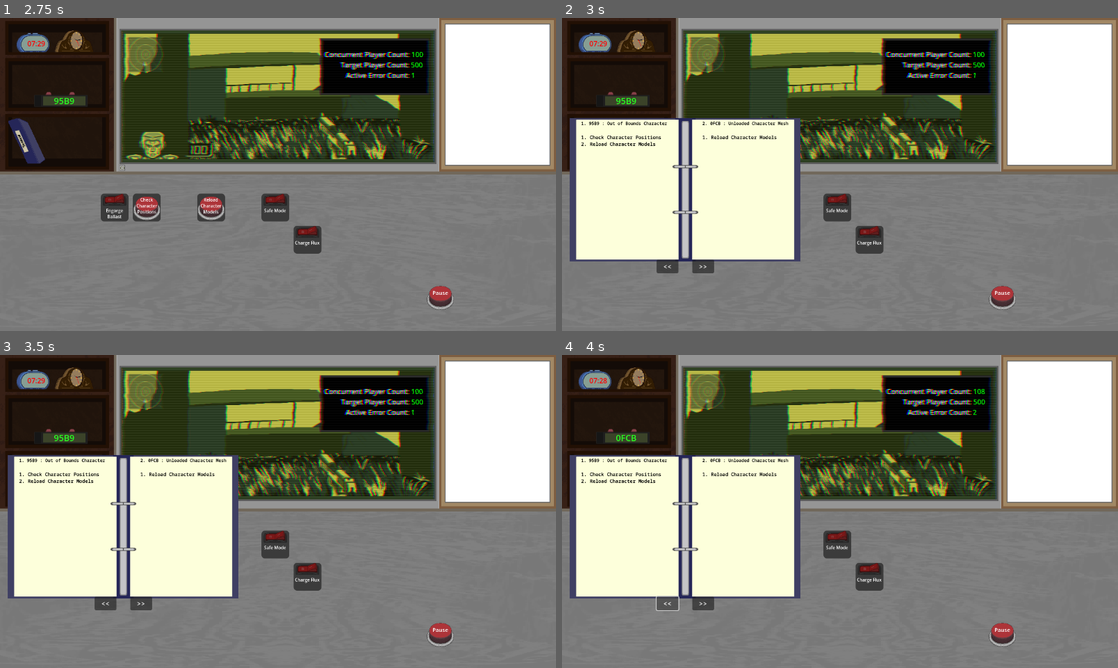
Above: before the commit, frames 1-4 (two rows, left to right).
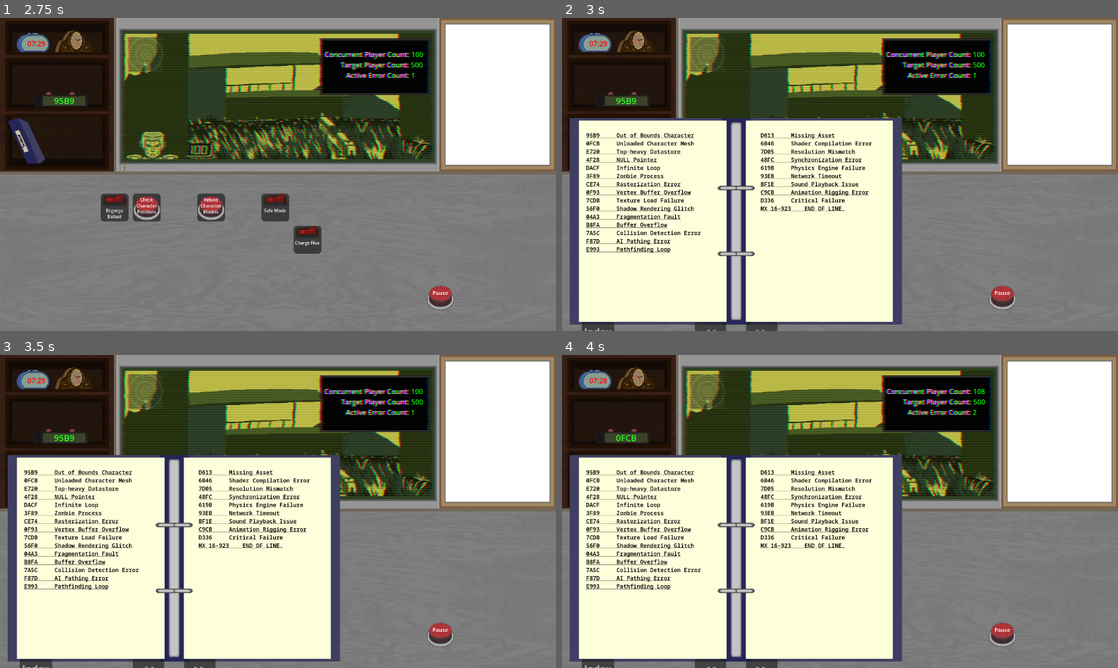
Above: after the commit, the same moments.

Repository: Carth501/team-ferret
Game: Godot game, scene res://scenes/main_menu.tscn
Same seed, same stepped clock (60 frames per second), same inputs: the game is played once before the commit and once after it. Sound files missing from this copy of the repository are replaced by a short silence.
Inputs (mouse positions are in pixels of both pictures, inside the frame that each line leads up to):
- Up to frame 1 (2.75 s): click "NEW GAME" at 0.5 s; click "CONTINUE" at 1.25 s; click (144, 208) at 2.02 s
- Up to frame 2 (3 s): click (589, 140) at 2.75 s
- Up to frame 3 (3.5 s): no input
- Up to frame 4 (4 s): click (667, 602) at 3.5 s, where only the run before the commit has a clickable "<<"

Frame 1 is identical in both runs. In frame 2, 28% of the frame differs, in the area x 1-62%, y 32-100%; in frame 3, 28%; in frame 4, 28%.

Commit message:
add index to the new manual

Diff:
--- a/scenes/manual.tscn
+++ b/scenes/manual.tscn
@@ -1,10 +1,8 @@
-[gd_scene load_steps=11 format=3 uid="uid://dtyv8dggwfwl"]
+[gd_scene load_steps=9 format=3 uid="uid://dtyv8dggwfwl"]
 
 [ext_resource type="Script" path="res://scripts/manual.gd" id="1_u3mp4"]
 [ext_resource type="Texture2D" uid="uid://bef45dhaqpaha" path="res://assets/images/cubicle/Shareholders Manual Shelf.png" id="2_d8a8w"]
-[ext_resource type="Script" path="res://scripts/manual_panel.gd" id="2_vupmp"]
-[ext_resource type="Script" path="res://scripts/click_player.gd" id="3_rck42"]
-[ext_resource type="PackedScene" path="res://scenes/manual_book.tscn" id="5_8tfrf"]
+[ext_resource type="PackedScene" uid="uid://8agpxf2qcmt7" path="res://scenes/manual_book.tscn" id="5_8tfrf"]
 
 [sub_resource type="StyleBoxEmpty" id="StyleBoxEmpty_iiu62"]
 
@@ -40,61 +38,10 @@
 icon = ExtResource("2_d8a8w")
 flat = true
 
-[node name="Panel" type="Panel" parent="."]
-visible = false
-layout_mode = 0
-offset_left = 89.0
-offset_top = -218.0
-offset_right = 514.0
-offset_bottom = 332.0
-script = ExtResource("2_vupmp")
-
-[node name="RichTextLabel" type="RichTextLabel" parent="Panel"]
-layout_mode = 0
-offset_left = 8.0
-offset_top = 8.0
-offset_right = 417.0
-offset_bottom = 509.0
-bbcode_enabled = true
-
-[node name="Previous Page" type="Button" parent="Panel" groups=["buttons"]]
-layout_mode = 1
-anchors_preset = 2
-anchor_top = 1.0
-anchor_bottom = 1.0
-offset_top = -31.0
-offset_right = 75.0
-grow_vertical = 0
-text = "PREVIOUS"
-
-[node name="click_player" type="Node" parent="Panel/Previous Page"]
-script = ExtResource("3_rck42")
-
-[node name="Next Page" type="Button" parent="Panel" groups=["buttons"]]
-layout_mode = 1
-anchors_preset = 3
-anchor_left = 1.0
-anchor_top = 1.0
-anchor_right = 1.0
-anchor_bottom = 1.0
-offset_left = -45.0
-offset_top = -31.0
-grow_horizontal = 0
-grow_vertical = 0
-text = "NEXT"
-
-[node name="click_player" type="Node" parent="Panel/Next Page"]
-script = ExtResource("3_rck42")
-
 [node name="manual_book" parent="." instance=ExtResource("5_8tfrf")]
 visible = false
 
 [connection signal="pressed" from="toggle button" to="." method="toggle_manual_popup"]
-[connection signal="gui_input" from="Panel" to="Panel" method="_on_gui_input"]
-[connection signal="mouse_entered" from="Panel" to="Panel" method="_on_mouse_entered"]
-[connection signal="mouse_exited" from="Panel" to="Panel" method="_on_mouse_exited"]
-[connection signal="meta_clicked" from="Panel/RichTextLabel" to="." method="parse_hyperlink"]
-[connection signal="pressed" from="Panel/Previous Page" to="." method="prev_page"]
-[connection signal="pressed" from="Panel/Next Page" to="." method="next_page"]
 [connection signal="next_page" from="manual_book" to="." method="next_page"]
 [connection signal="prev_page" from="manual_book" to="." method="prev_page"]
+[connection signal="to_index" from="manual_book" to="." method="jump_to_index"]
--- a/scenes/manual_book.tscn
+++ b/scenes/manual_book.tscn
@@ -1,10 +1,11 @@
-[gd_scene load_steps=4 format=3 uid="uid://byo2ynlmm7spw"]
+[gd_scene load_steps=4 format=3 uid="uid://8agpxf2qcmt7"]
 
 [ext_resource type="Texture2D" uid="uid://dhkuhvre6w542" path="res://assets/images/Manual_PopUp_Draft_1.png" id="1_34q65"]
 [ext_resource type="Script" path="res://scripts/manual_book.gd" id="1_g60n5"]
 [ext_resource type="Theme" uid="uid://c0tgdmxgi26hi" path="res://assets/themes/tots_theme.tres" id="2_8r16f"]
 
 [node name="manual_book" type="Node2D"]
+scale = Vector2(1.44, 1.44)
 script = ExtResource("1_g60n5")
 
 [node name="TextureRect" type="TextureRect" parent="."]
@@ -49,7 +50,7 @@
 mouse_filter = 2
 theme = ExtResource("2_8r16f")
 theme_override_colors/default_color = Color(0, 0, 0, 1)
-theme_override_font_sizes/normal_font_size = 22
+theme_override_font_sizes/normal_font_size = 18
 bbcode_enabled = true
 fit_content = true
 scroll_following = true
@@ -79,7 +80,7 @@
 mouse_filter = 2
 theme = ExtResource("2_8r16f")
 theme_override_colors/default_color = Color(0, 0, 0, 1)
-theme_override_font_sizes/normal_font_size = 22
+theme_override_font_sizes/normal_font_size = 18
 bbcode_enabled = true
 fit_content = true
 scroll_following = true
@@ -101,8 +102,16 @@
 text = ">>
 "
 
+[node name="jump_to_index" type="Button" parent="."]
+offset_left = 19.4444
+offset_top = 325.694
+offset_right = 71.4444
+offset_bottom = 356.694
+text = "Index"
+
 [connection signal="gui_input" from="TextureRect/MarginContainer" to="." method="_on_gui_input"]
 [connection signal="mouse_entered" from="TextureRect/MarginContainer" to="." method="_on_mouse_entered"]
 [connection signal="mouse_exited" from="TextureRect/MarginContainer" to="." method="_on_mouse_exited"]
 [connection signal="pressed" from="prev_button" to="." method="prev_button"]
 [connection signal="pressed" from="next_button" to="." method="next_button"]
+[connection signal="pressed" from="jump_to_index" to="." method="index_shortcut"]
--- a/scripts/manual.gd
+++ b/scripts/manual.gd
@@ -2,13 +2,10 @@
 extends Control
 
 @onready var manual_book = $manual_book as Node2D
-@export var popup: Panel
-@export var text: RichTextLabel
 
 var pages: Array = []
-var pages_index: Array[String] = []
-var page_index = 0
-var index_page_size = 20
+var current_page_index = 0
+var index_page_size := 15.0
 
 var l_header
 var l_body
@@ -25,14 +22,15 @@
 func toggle_manual_popup():
 	#popup.visible = !popup.visible
 	manual_book.visible = !manual_book.visible
-	write_page()
+	write_pages()
 
 func write_manual(error_list, control_list):
 	build_index(error_list)
 	build_error_list(error_list, control_list)
 
 func build_index(error_list):
-	var index_length := ceili(error_list.size() / 30.0)
+	var pages_index: Array[String] = []
+	var index_length := ceili(error_list.size() / index_page_size)
 	var count := 0
 	var index_page := 0
 	pages_index.append("")
@@ -45,12 +43,24 @@
 		var index_entry := str("[url={\"page\":", page_link, "}]", error.hex, "\t ", error.name,"[/url]")
 		pages_index[index_page] += index_entry + "\n"
 		count += 1
+	var i = 0
+	for page_string in pages_index:
+		print(str("page_string ", page_string))
+		var new_page = {
+			"index": true,
+			"body": page_string,
+			"page_number": i
+		}
+		pages.append(new_page)
+		print(str("pages ", pages))
+		i += 1
 
 func build_error_list(error_list, control_list):
-	var page_number = 1
+	var page_number = pages.size() + 1
 	var sw_text
 	for error in error_list:
 		var page = {
+			"index": false,
 			"title": str(page_number, ". ", error.hex, " : ", error.name),
 			"body": "",
 			"error_hex": error.hex,
@@ -81,37 +91,52 @@
 			return module_def
 	push_error(str("Manual did not find error def for id ", id))
 
-func write_page():
+func write_pages():
+	clear_pages()
+	if pages.size() > current_page_index:
+		if(check_index(current_page_index)):
+			open_index_page(l_body, current_page_index)
+		else:
+			open_content_page(l_header, l_body, current_page_index)
+		if pages.size() > current_page_index + 1:
+			if(check_index(current_page_index + 1)):
+				open_index_page(r_body, current_page_index + 1)
+			else:
+				open_content_page(r_header, r_body, current_page_index + 1)
+
+func check_index(page) -> bool:
+	return pages[page].has("index") && pages[page].index
+
+func open_index_page(body: RichTextLabel, page_index: int):
+	var currentPage = pages[page_index]
+	body.text = currentPage["body"]
+
+func open_content_page(header: Label, body: RichTextLabel, page_index: int):
+	var currentPage = pages[page_index]
+	header.text = currentPage["title"]
+	body.text = currentPage["body"]
+
+	if(currentPage["title"] == ""):
+		header.text = str("END OF LINE.")
+
+func clear_pages():
 	l_header.text = ""
 	l_body.clear()
 	r_header.text = ""
 	r_body.clear()
 
-	if pages.size() > page_index:
-		var currentPage = pages[page_index]
-		l_header.text = currentPage["title"]
-		l_body.text = currentPage["body"]
-
-		if(currentPage["title"] == ""):
-			l_header.text = str("END OF LINE.")
-
-		if pages.size() > page_index + 1:
-			var nextPage = pages[page_index + 1]
-			r_header.text = nextPage["title"]
-			r_body.text = nextPage["body"]
-
 func prev_page():
-	if page_index > 1:
-		page_index -= 2
-		write_page()
+	if current_page_index > 1:
+		current_page_index -= 2
+		write_pages()
 	else:
-		page_index = 0
+		current_page_index = 0
 
 
 func next_page():
-	if pages.size() > page_index + 1:
-		page_index += 2
-		write_page()
+	if pages.size() > current_page_index + 1:
+		current_page_index += 2
+		write_pages()
 
 func parse_hyperlink(meta: Variant):
 	var parsedResult = JSON.parse_string(meta)
@@ -119,5 +144,10 @@
 		jump_to_page(parsedResult.page)
 
 func jump_to_page(index: int):
-	page_index = index
-	write_page()
+	if(index % 2 == 1):
+		index -= 1
+	current_page_index = index
+	write_pages()
+
+func jump_to_index():
+	jump_to_page(0)
--- a/scripts/manual_book.gd
+++ b/scripts/manual_book.gd
@@ -8,6 +8,7 @@
 
 signal next_page
 signal prev_page
+signal to_index
 
 var drag_offset: Vector2
 var initial_position: Vector2
@@ -38,3 +39,6 @@
 
 func next_button():
 	emit_signal("next_page")
+
+func index_shortcut():
+	to_index.emit()
